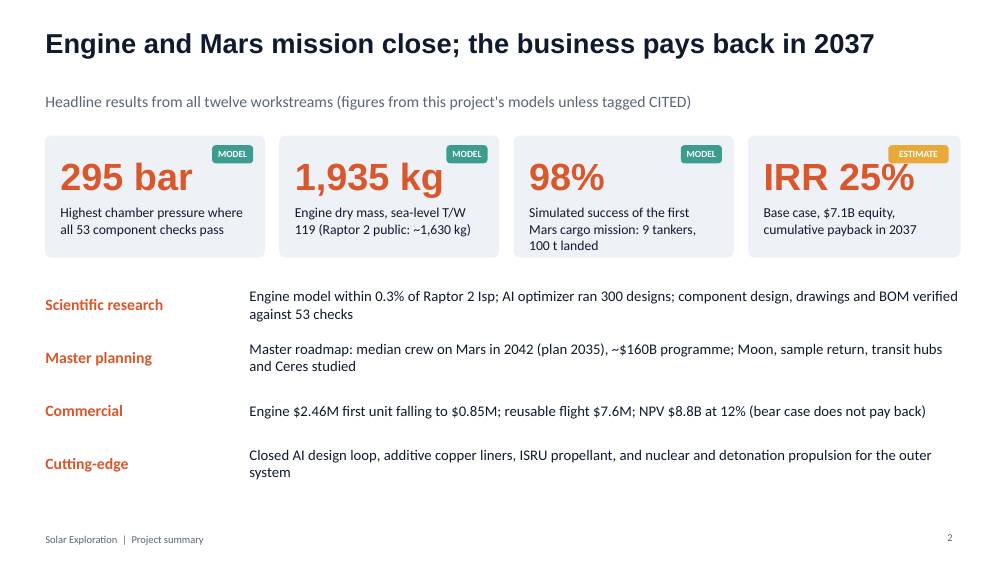
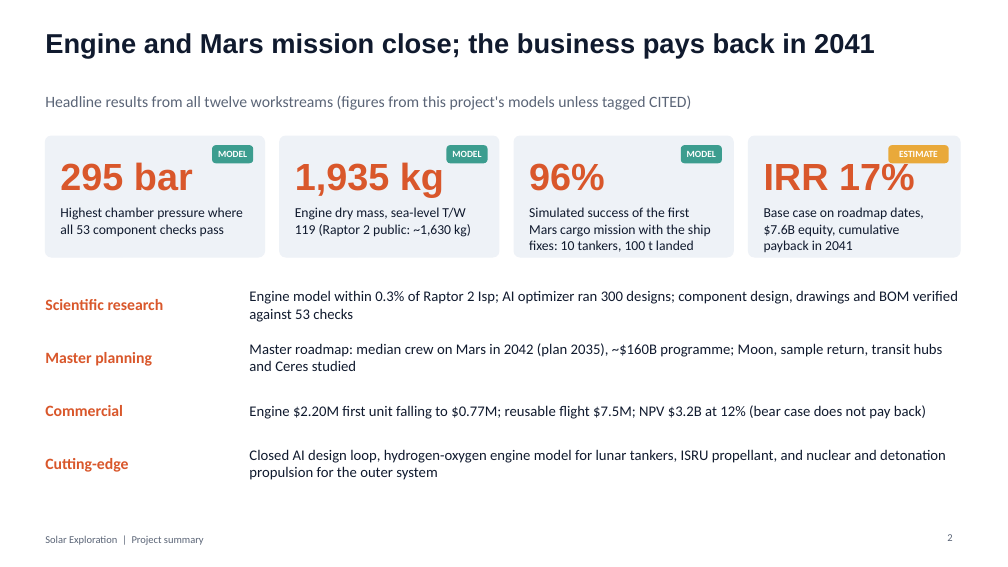
Before and after one commit to Skymeapple/solar-exploration, a slide deck: slide 2 of presentation/Solar_Exploration_Project_Summary.pptx. Drawn at 1008x567 pixels with LibreOffice and Linux fonts; fonts in the diff are those of the drawing. Boxes give left, top, right and bottom in pixels: in the first picture for what was removed or moved away, otherwise in the second. Text is boxed around its words. In the diff, an @@ line names an element or a change of style, - is before the commit and + after.

```diff
--- a/presentation/Solar_Exploration_Project_Summary.pptx
+++ b/presentation/Solar_Exploration_Project_Summary.pptx
@@ title at <box>45,33,875,58</box>: text changed @@
-Engine and Mars mission close; the business pays back in 2037
+Engine and Mars mission close; the business pays back in 2041
@@ text at <box>529,163,605,191</box>: text changed @@
-98%
+96%
@@ text at <box>764,161,915,191</box>: text changed @@
-IRR 25%
+IRR 17%
@@ text at <box>529,207,711,252</box>: text changed @@
-Simulated success of the first Mars cargo mission: 9 tankers, 100 t landed
+Simulated success of the first Mars cargo mission with the ship fixes: 10 tankers, 100 t landed
@@ text at <box>764,207,923,252</box>: text changed @@
-Base case, $7.1B equity, cumulative payback in 2037
+Base case on roadmap dates, $7.6B equity, cumulative payback in 2041
@@ text at <box>249,405,926,419</box>: text changed @@
-Engine $2.46M first unit falling to $0.85M; reusable flight $7.6M; NPV $8.8B at 12% (bear case does not pay back)
+Engine $2.20M first unit falling to $0.77M; reusable flight $7.5M; NPV $3.2B at 12% (bear case does not pay back)
@@ text at <box>249,449,946,480</box>: text changed @@
-Closed AI design loop, additive copper liners, ISRU propellant, and nuclear and detonation propulsion for the outer system
+Closed AI design loop, hydrogen-oxygen engine model for lunar tankers, ISRU propellant, and nuclear and detonation propulsion for the outer system
```
Also in this commit, not shown: 31 other slides changed, 44 other files.
